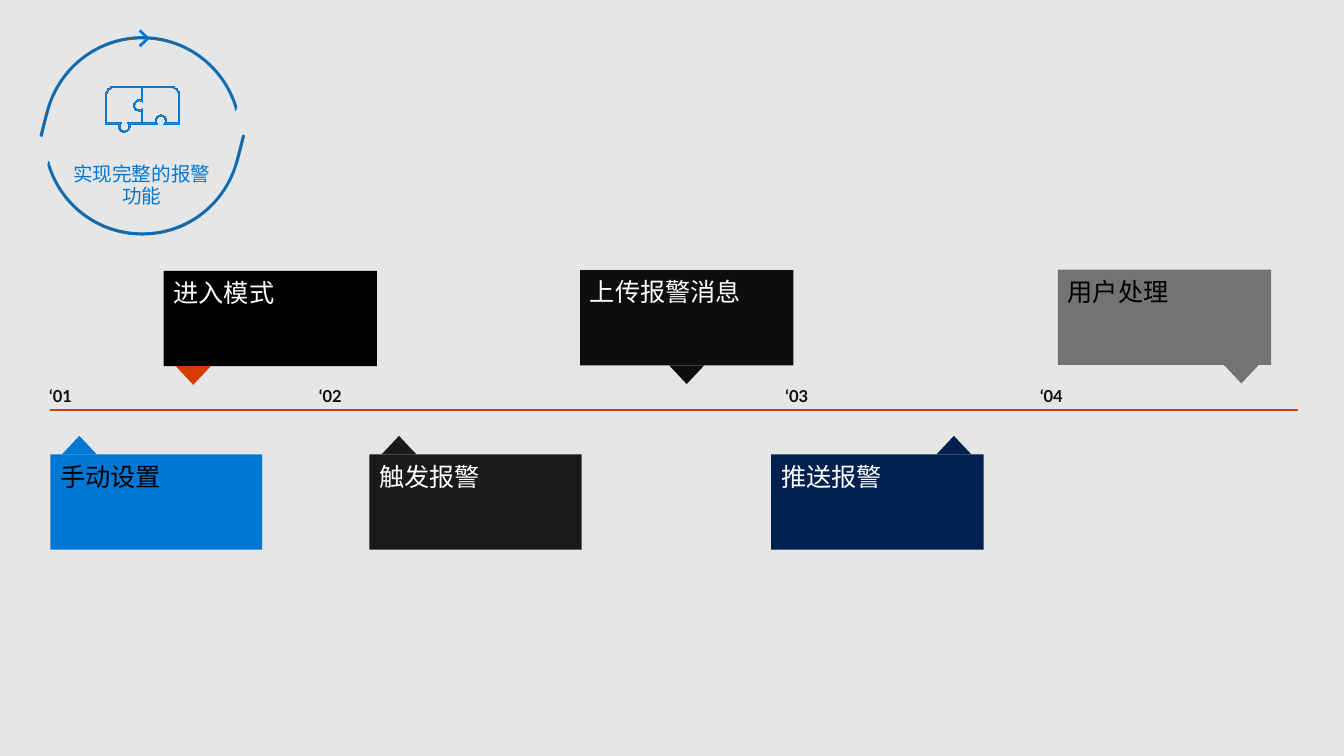
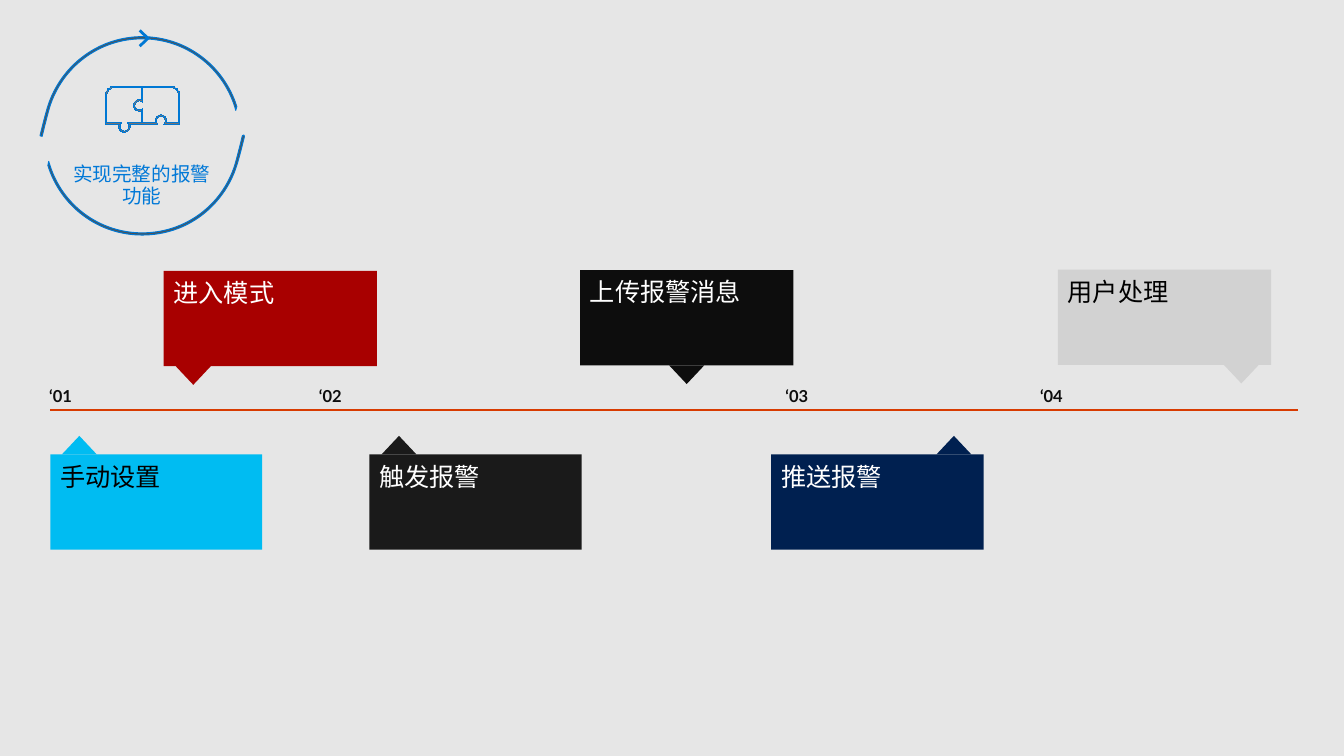
Before and after one commit to sebuaa2019/Team107, a slide deck: slide 12 of 中期答辩PPT.pptx. Drawn at 1344x756 pixels with LibreOffice and Linux fonts; fonts in the diff are those of the drawing; background and template pictures are left out. Boxes give left, top, right and bottom in pixels: in the first picture for what was removed or moved away, otherwise in the second. Text is boxed around its words. In the diff, an @@ line names an element or a change of style, - is before the commit and + after.

```diff
--- a/中期答辩PPT.pptx
+++ b/中期答辩PPT.pptx
@@ rectangle "用户处理" at bbox=[1059, 269, 1272, 365]: fill #737373 to #D2D2D2 @@
@@ rectangle "进入模式" at bbox=[163, 271, 377, 367]: fill #000000 to #A80000 @@
@@ triangle at bbox=[175, 366, 211, 384]: fill #D83B01 to #A80000 @@
@@ triangle at bbox=[1224, 365, 1259, 383]: fill #737373 to #D2D2D2 @@
@@ triangle at bbox=[62, 436, 97, 454]: fill #0078D4 to #00BCF2 @@
@@ rectangle "手动设置" at bbox=[50, 455, 262, 551]: fill #0078D4 to #00BCF2 @@
```
Also in this commit, not shown: 2 other slides changed.
